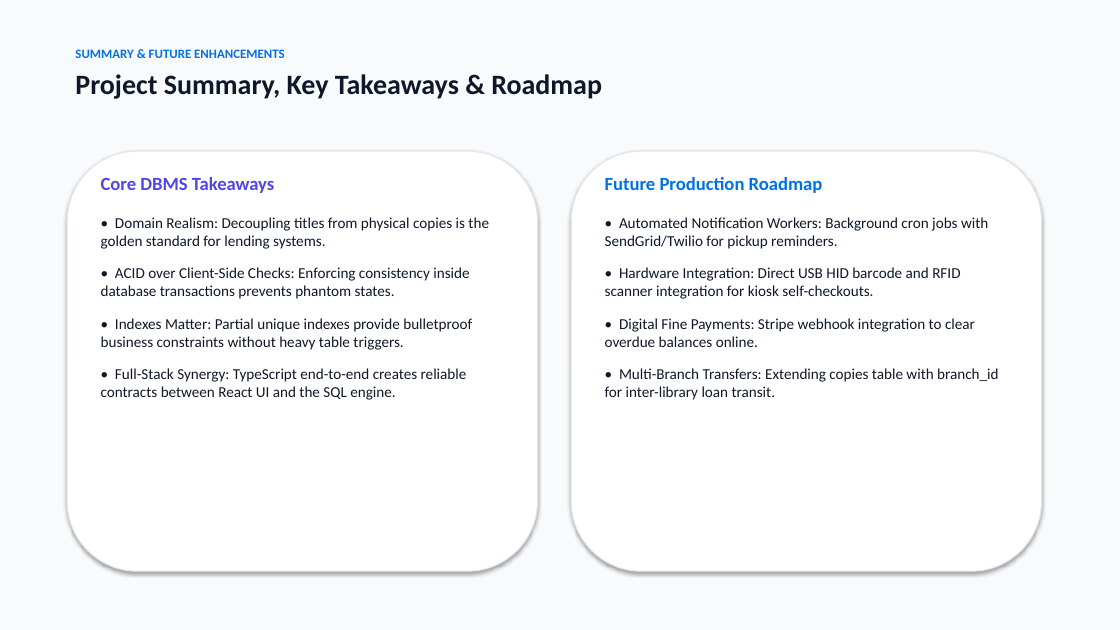
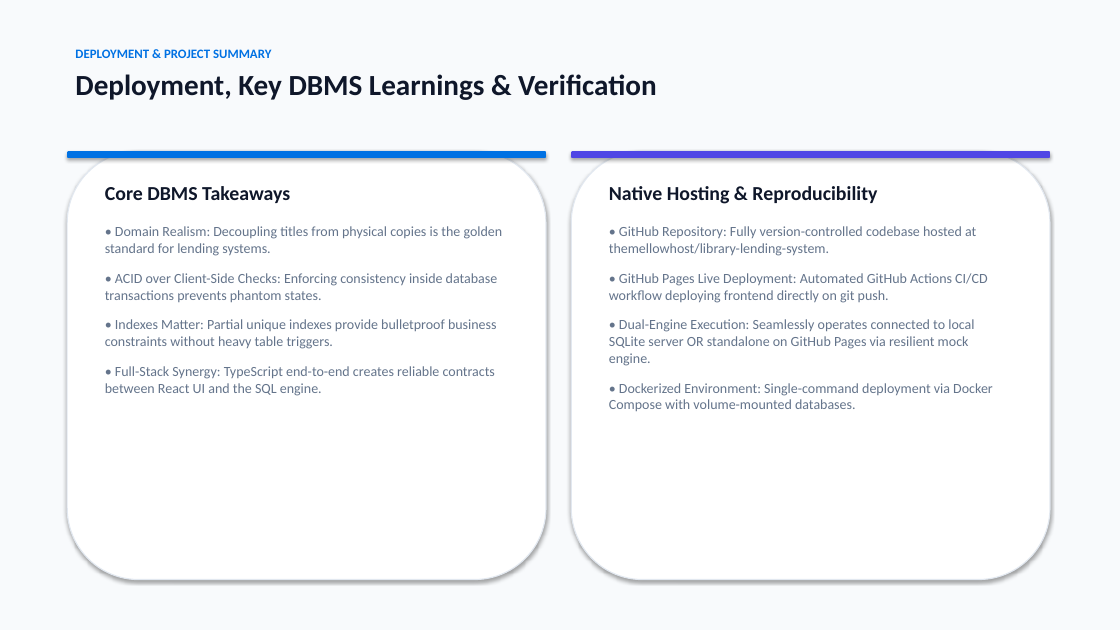
Before and after one commit to themellowhost/library-lending-system, a slide deck: slide 10 of Library_Lending_System_Presentation.pptx. Drawn at 1120x630 pixels with LibreOffice and Linux fonts; fonts in the diff are those of the drawing. Boxes give left, top, right and bottom in pixels: in the first picture for what was removed or moved away, otherwise in the second. Text is boxed around its words. In the diff, an @@ line names an element or a change of style, - is before the commit and + after.

Commit message:
docs: Update presentation deck to include open-access e-reader, RBAC role views, federated OAuth, and renewal engine

```diff
--- a/Library_Lending_System_Presentation.pptx
+++ b/Library_Lending_System_Presentation.pptx
@@ text at [75, 49, 656, 100]: text changed; size 24 to 25 pt @@
-SUMMARY & FUTURE ENHANCEMENTS
-Project Summary, Key Takeaways & Roadmap
+DEPLOYMENT & PROJECT SUMMARY
+Deployment, Key DBMS Learnings & Verification
@@ rounded rectangle: place and size @@
-rounded rectangle at [67, 151, 538, 571]
+rounded rectangle at [67, 151, 546, 580]
@@ rounded rectangle added at [67, 151, 546, 158], fill #0071E3 @@
@@ text "Core DBMS Takeaways": place and size @@
-text "Core DBMS Takeaways" at [101, 177, 489, 400]
+text "Core DBMS Takeaways" at [105, 186, 503, 396]
@@ text "Core DBMS Takeaways" at [105, 186, 503, 396]: size 16 to 17 pt, text colour #4F46E5 to #0F172A in "Core DBMS Takeaways"; size 13 to 12 pt, text colour #0F172A to #64748B; less space between paragraphs @@
@@ rounded rectangle: place and size @@
-rounded rectangle at [571, 151, 1042, 571]
+rounded rectangle at [571, 151, 1050, 580]
@@ rounded rectangle added at [571, 151, 1050, 158], fill #4F46E5 @@
@@ text at [609, 186, 993, 411]: text changed; size 13 to 12 pt; text colour #0F172A to #64748B @@
-Future Production Roadmap
-• Automated Notification Workers: Background cron jobs with SendGrid/Twilio for pickup reminders.
-• Hardware Integration: Direct USB HID barcode and RFID scanner integration for kiosk self-checkouts.
-• Digital Fine Payments: Stripe webhook integration to clear overdue balances online.
-• Multi-Branch Transfers: Extending copies table with branch_id for inter-library loan transit.
+Native Hosting & Reproducibility
+• GitHub Repository: Fully version-controlled codebase hosted at themellowhost/library-lending-system.
+• GitHub Pages Live Deployment: Automated GitHub Actions CI/CD workflow deploying frontend directly on git push.
+• Dual-Engine Execution: Seamlessly operates connected to local SQLite server OR standalone on GitHub Pages via resilient mock engine.
+• Dockerized Environment: Single-command deployment via Docker Compose with volume-mounted databases.
```
Also in this commit, not shown: 7 other slides changed, 2 slides added, 2 slides removed, 1 other file.
